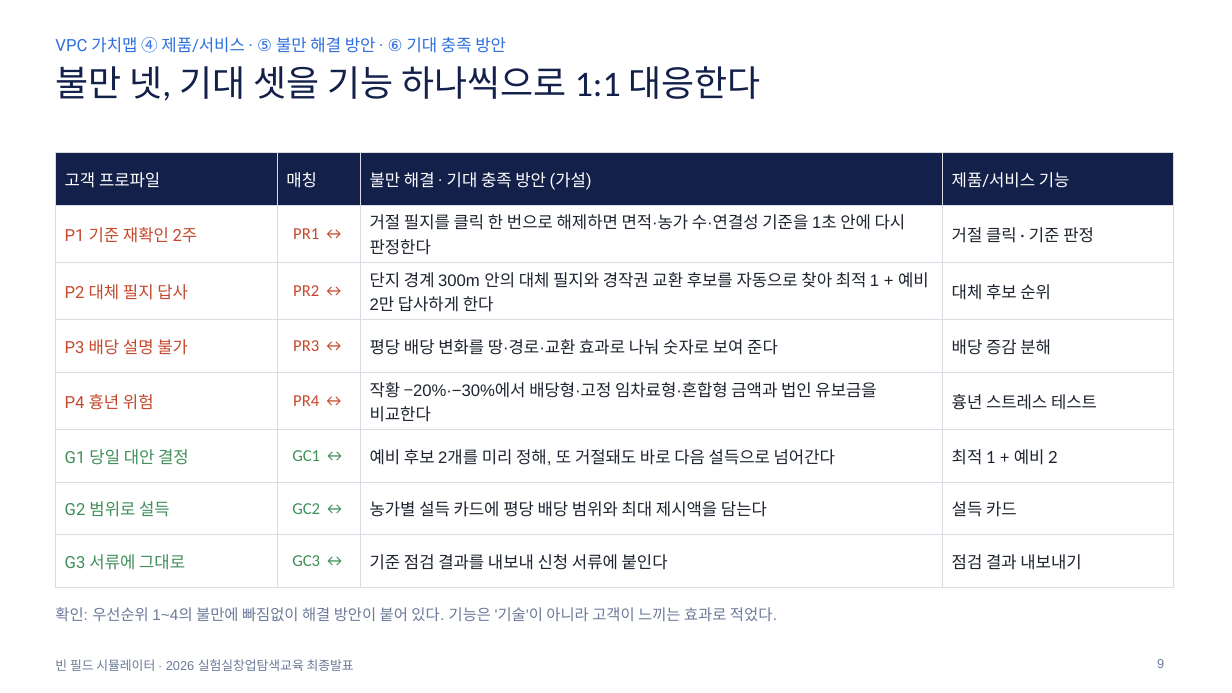
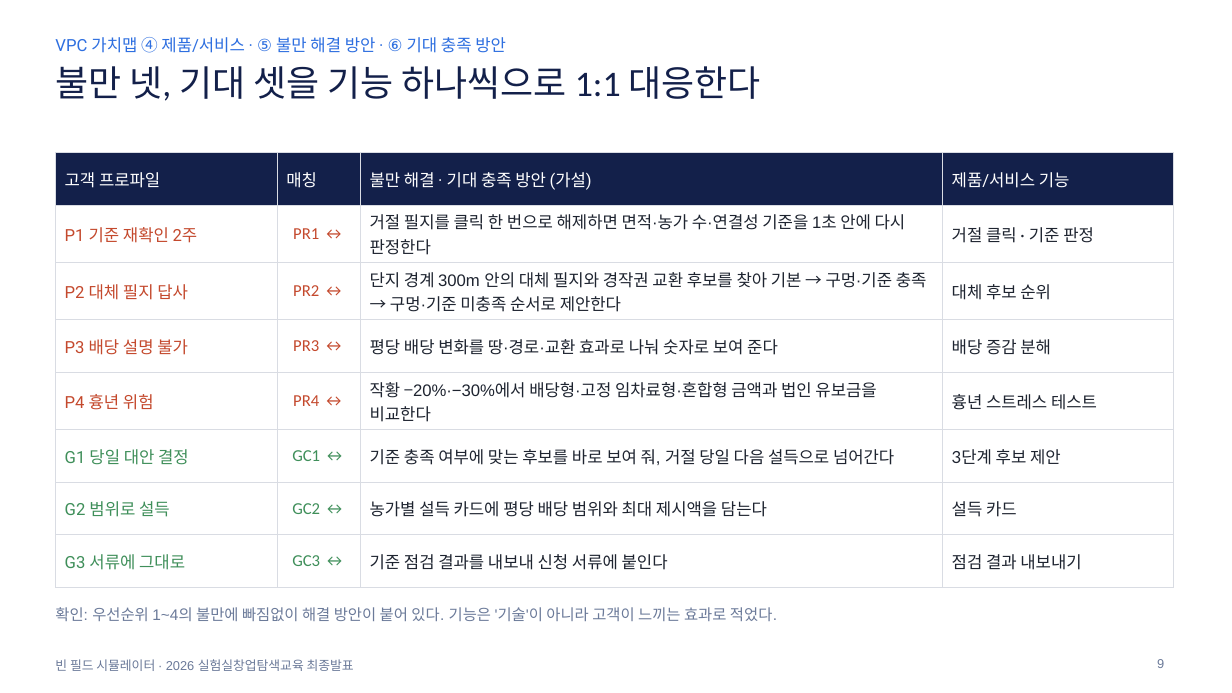
Before and after one commit to yean1234/Cooperative-farming-system, a slide deck: slide 9 of docs/빈필드시뮬레이터_최종발표.pptx. Drawn at 1232x693 pixels with LibreOffice and Linux fonts; fonts in the diff are those of the drawing. Boxes give left, top, right and bottom in pixels: in the first picture for what was removed or moved away, otherwise in the second. Text is boxed around its words. In the diff, an @@ line names an element or a change of style, - is before the commit and + after.

```diff
--- a/docs/빈필드시뮬레이터_최종발표.pptx
+++ b/docs/빈필드시뮬레이터_최종발표.pptx
@@ table at (55, 152, 1174, 574) @@
-row 3, column 3: 단지 경계 300m 안의 대체 필지와 경작권 교환 후보를 자동으로 찾아 최적 1 + 예비 2만 답사하게 한다
+row 3, column 3: 단지 경계 300m 안의 대체 필지와 경작권 교환 후보를 찾아 기본 → 구멍·기준 충족 → 구멍·기준 미충족 순서로 제안한다
-row 6, column 3: 예비 후보 2개를 미리 정해, 또 거절돼도 바로 다음 설득으로 넘어간다
+row 6, column 3: 기준 충족 여부에 맞는 후보를 바로 보여 줘, 거절 당일 다음 설득으로 넘어간다
-row 6, column 4: 최적 1 + 예비 2
+row 6, column 4: 3단계 후보 제안
```
Also in this commit, not shown: 2 other slides changed, 1 other file.
